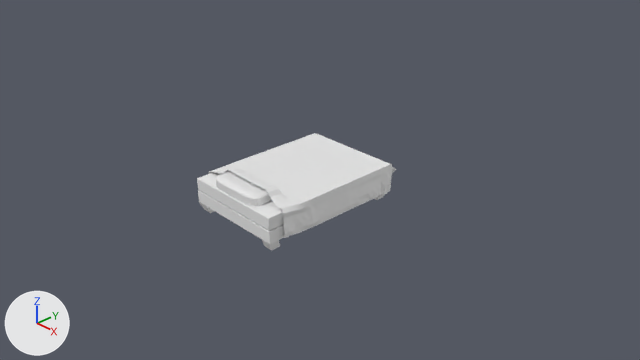
The Blender file Assets/Environment/Blend/Bed.blend as it was, and as the next commit left it.
Both versions are drawn from the file's camera 'Camera'. The axes (+X, +Y, +Z) are drawn at lower left. The lights are the same throughout.

The first picture shows 'Bed', 'Blanket', 'Pillow'.
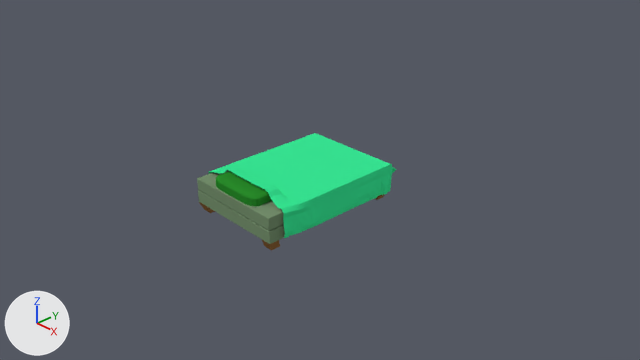
Pixel boxes [x1, y1, x2, y2] of what changed, in the pictures (640 x 360 px):
'Blanket', recoloured (white to green): [209, 133, 396, 238] in both
'Pillow', recoloured (white to green): [216, 171, 272, 207] in both
part 1 of me_cube, recoloured (white to green): [197, 170, 285, 244] in both
part 2 of me_cube, recoloured: [262, 240, 280, 250] in both
part 3 of me_cube, recoloured: [199, 202, 215, 213] in both

Diff of the bpy script that builds the scene:
```diff
--- a/Assets/Environment/Blend/Bed.blend.py
+++ b/Assets/Environment/Blend/Bed.blend.py
@@ mat_material_001 @@
+mat_material_001 = diffuse_material('Material.001')
+mat_material_001.base_color = (0.0396, 0.8, 0.298)  # green #38e794
@@ mat_bed @@
+mat_bed = diffuse_material('Bed')
+mat_bed.base_color = (0.177, 0.274, 0.153)  # green #758f6d
@@ mat_frame @@
+mat_frame = diffuse_material('Frame')
+mat_frame.base_color = (0.26, 0.127, 0.0407)  # brown #8b6439
@@ mat_material_002 @@
+mat_material_002 = diffuse_material('Material.002')
+mat_material_002.base_color = (0.0225, 0.253, 0.024)  # green #298a2b
@@ me_cube_002 @@
 me_cube_002.from_pydata(...)  # 152 vertices, 150 faces; spans x -1.0..1.0, y -1.0..1.0, z -1.0..1.0
+me_cube_002.materials.append(mat_material_002)  # green #298a2b
@@ me_cube @@
 me_cube.from_pydata(...)  # 244 vertices, 250 faces; spans x -1.0..1.0, y -1.25..1.25, z 0.0..0.56
 # used by ob_bed; location = (0.0, 0.0, 0.0); scale = (0.875, 1.0, 1.0)
+# me_cube part 1: 216 of the faces centred in x -1.0..1.0, y -1.25..1.25, z 0.15..0.56 switch from mat_material (white #e7e7e7) to mat_bed (green #758f6d)
+# me_cube part 2: all 9 faces centred in x 0.0..1.0, y -1.25..-1.06, z 0.0..0.15 switch from mat_material (white #e7e7e7) to mat_frame (brown #8b6439)
+# me_cube part 3: all 8 faces centred in x -1.0..-0.78, y -1.25..-1.06, z 0.0..0.15 switch from mat_material (white #e7e7e7) to mat_frame (brown #8b6439)
@@ me_plane @@
 me_plane.from_pydata(...)  # 1369 vertices, 1296 faces; spans x -0.67..0.71, y -0.97..0.98, z -0.75..-0.03
+me_plane.materials.append(mat_material_001)  # green #38e794
```
